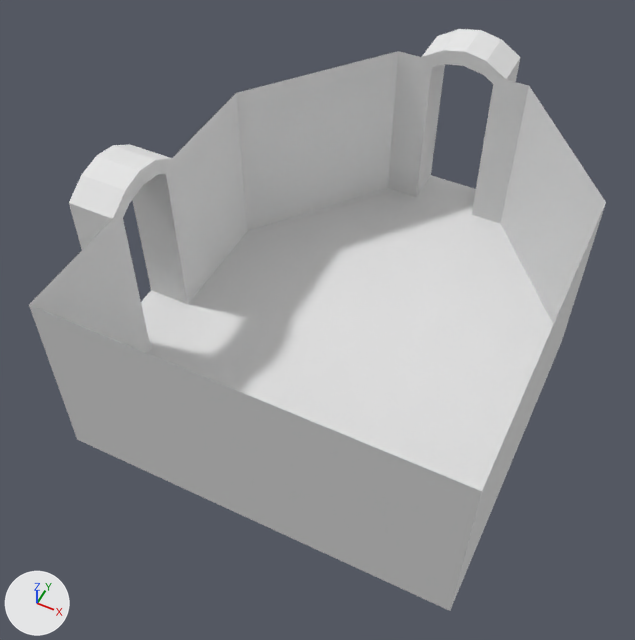
Renders of the OBJ model GameJam2020/Assets/RoomObjs/Bathroom.obj from each side of a commit.
Before and after are seen from a 50 mm camera at (4.83, -11.83, 12.85) aimed at (-0.65, -0.88, -0.83). Arrows for +X, +Y and +Z are at lower left; the lights stay in place. Where no turn or scale is listed for an object, it has been applied to the vertices.

The first picture shows 'Bathroom_Cube.003'.
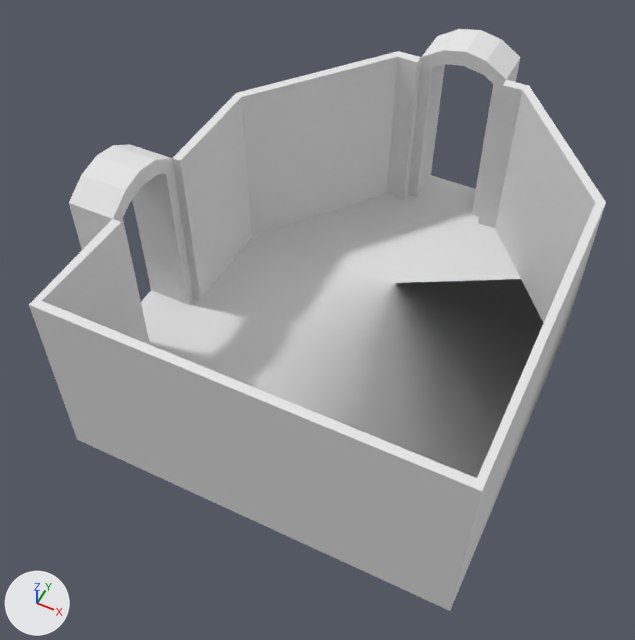
Where the change shows, as pixel boxes [x1, y1, x2, y2] in the pictures (635 x 640 px):
part 1 of me_bathroom_cube_003, built on: before [147, 209, 553, 486]; after [29, 51, 606, 486]

What changed in the scene script:
```text
Change me_bathroom_cube_003:
    used by ob_bathroom_cube_003; location = (0.0, 0.0, 0.0)
    remove me_bathroom_cube_003.from_pydata(...)  # 84 vertices, 152 faces; spans x -5.0..4.0, y -5.0..6.0, z -2.0..2.41
    add me_bathroom_cube_003.from_pydata(...)  # 104 vertices, 208 faces; spans x -5.0..4.0, y -5.0..6.0, z -2.0..2.41
    me_bathroom_cube_003 part 1
    4 faces are deleted
    14 vertices are added at x -3.86..3.86, y -4.83..4.78, z -2.0..2.0
    6 new vertices lie (0.0, 0.0, 4.0) away from vertices in x -3.86..3.86, y -4.83..4.78, z -2.0
    60 new faces join them
```
